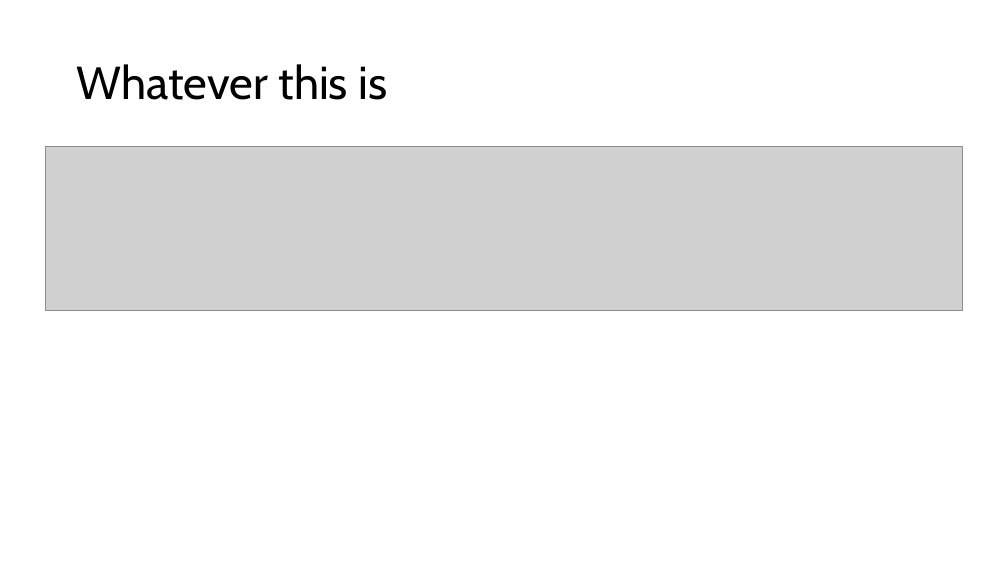
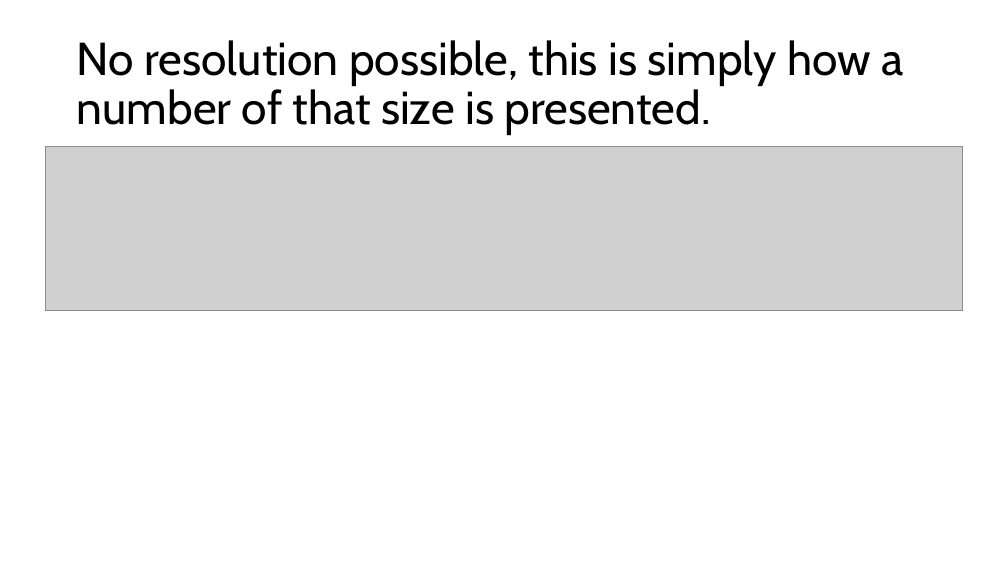
Before and after one commit to PengoPango/403IT_Programming_repos, a slide deck: slide 18 of 403_Programming/assignments/tipcalculatorprogress_screenshots.pptx. Drawn at 1008x567 pixels with LibreOffice and Linux fonts; fonts in the diff are those of the drawing; grey boxes stand for pictures. Boxes give left, top, right and bottom in pixels: in the first picture for what was removed or moved away, otherwise in the second. Text is boxed around its words. In the diff, an @@ line names an element or a change of style, - is before the commit and + after.

```diff
--- a/403_Programming/assignments/tipcalculatorprogress_screenshots.pptx
+++ b/403_Programming/assignments/tipcalculatorprogress_screenshots.pptx
@@ title at box(77, 40, 903, 135): text changed @@
-Whatever this is
+No resolution possible, this is simply how a number of that size is presented.
```
Also in this commit, not shown: 4 other slides changed, 1 slide added, 1 slide removed, 4 other files.
